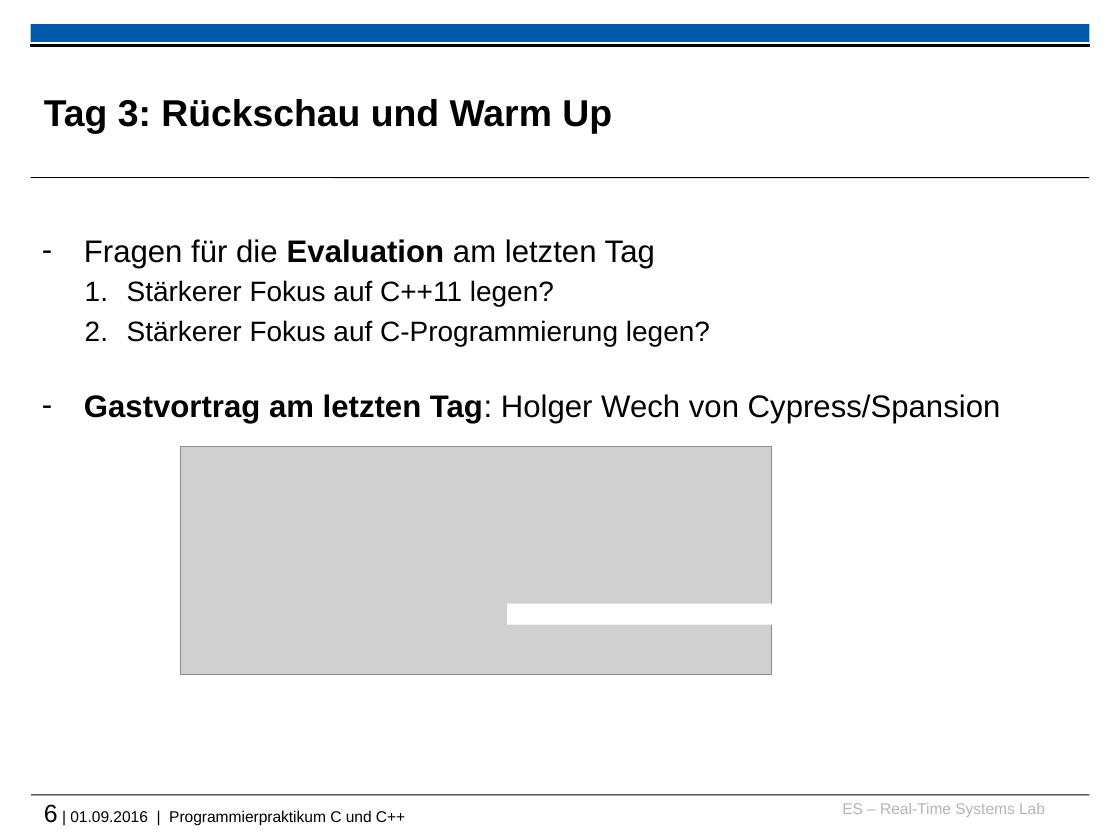
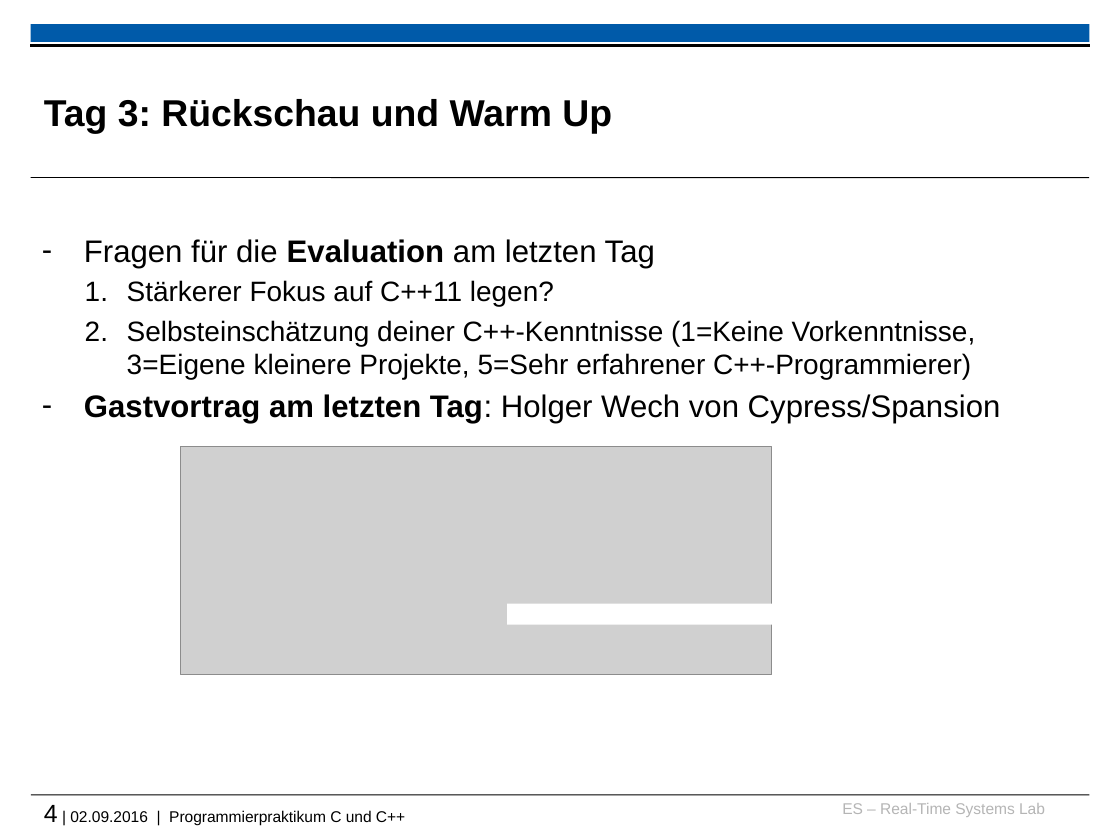
Before and after one commit to h82k/tud-cppp, a slide deck: slide 4 of 2016/week1__recap_and_warmup_slides.pptx (slide 6 before the commit). Drawn at 1120x840 pixels with LibreOffice and Linux fonts; fonts in the diff are those of the drawing; grey boxes stand for pictures; background and template pictures are left out. Boxes give left, top, right and bottom in pixels: in the first picture for what was removed or moved away, otherwise in the second. Text is boxed around its words. In the diff, an @@ line names an element or a change of style, - is before the commit and + after.

```diff
--- a/2016/week1__recap_and_warmup_slides.pptx
+++ b/2016/week1__recap_and_warmup_slides.pptx
@@ text at box(127, 320, 976, 379): text changed @@
-  2. Stärkerer Fokus auf C-Programmierung legen?
+  2. Selbsteinschätzung deiner C++-Kenntnisse (1=Keine Vorkenntnisse, 3=Eigene kleinere Projekte, 5=Sehr erfahrener C++-Programmierer)
@@ text at box(44, 805, 405, 825): text changed @@
-6 | 01.09.2016 | Programmierpraktikum C und C++
+4 | 02.09.2016 | Programmierpraktikum C und C++
```
Also in this commit, not shown: 1 other slide changed, 1 slide added, 2 other files.
